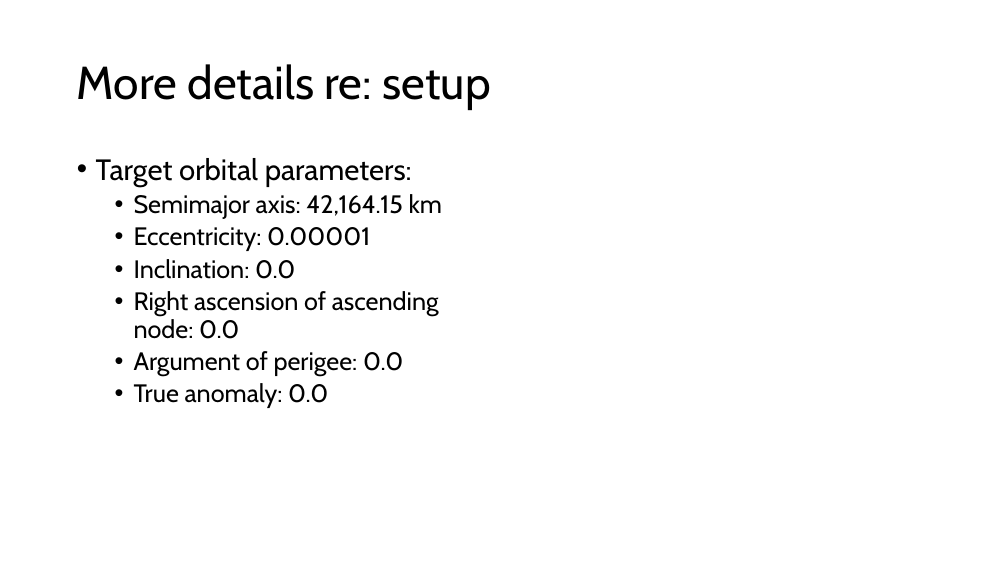
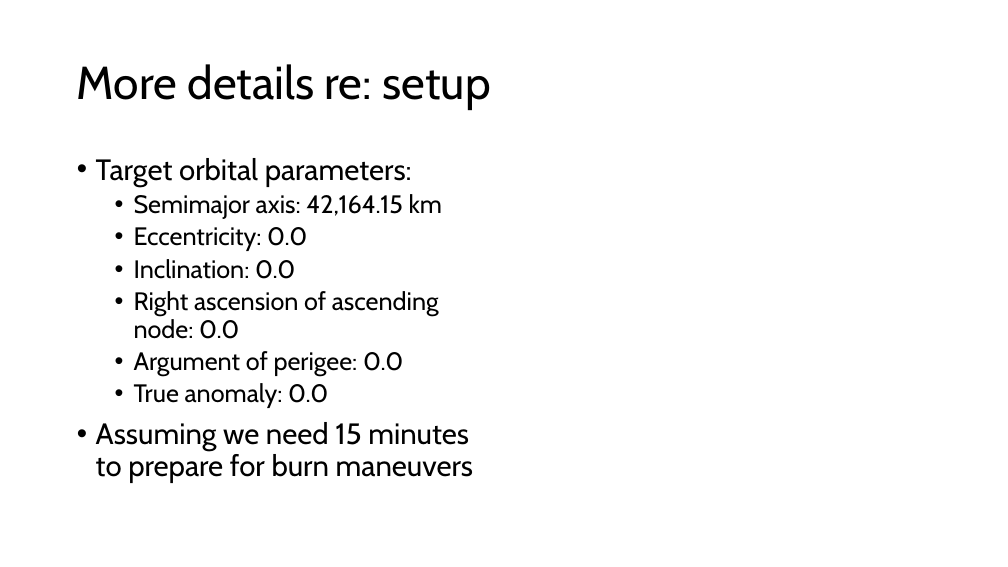
Before and after one commit to alex-w-johnson/nasa-gmat-phasing-burn-example, a slide deck: slide 4 of A Brief Intro To GMAT - Phasing Maneuver Example.pptx. Drawn at 1008x567 pixels with LibreOffice and Linux fonts; fonts in the diff are those of the drawing. Boxes give left, top, right and bottom in pixels: in the first picture for what was removed or moved away, otherwise in the second. Text is boxed around its words. In the diff, an @@ line names an element or a change of style, - is before the commit and + after.

```diff
--- a/A Brief Intro To GMAT - Phasing Maneuver Example.pptx
+++ b/A Brief Intro To GMAT - Phasing Maneuver Example.pptx
@@ text at (134, 227, 307, 251): text changed @@
-  • Eccentricity: 0.00001
+  • Eccentricity: 0.0
@@ text at (96, 422, 474, 483): paragraph added @@
+• Assuming we need 15 minutes to prepare for burn maneuvers
```
Also in this commit, not shown: 1 other slide changed, 1 other file.
